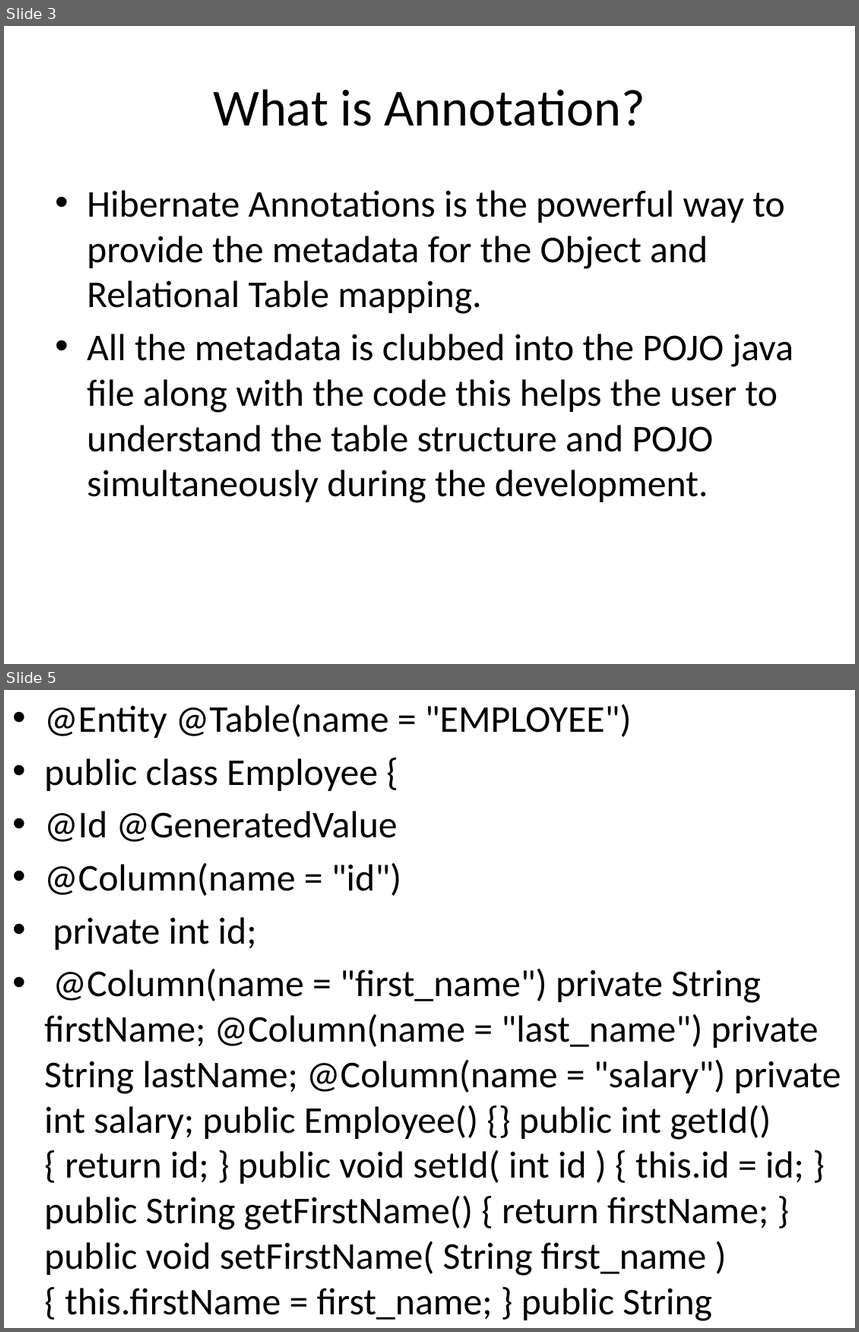
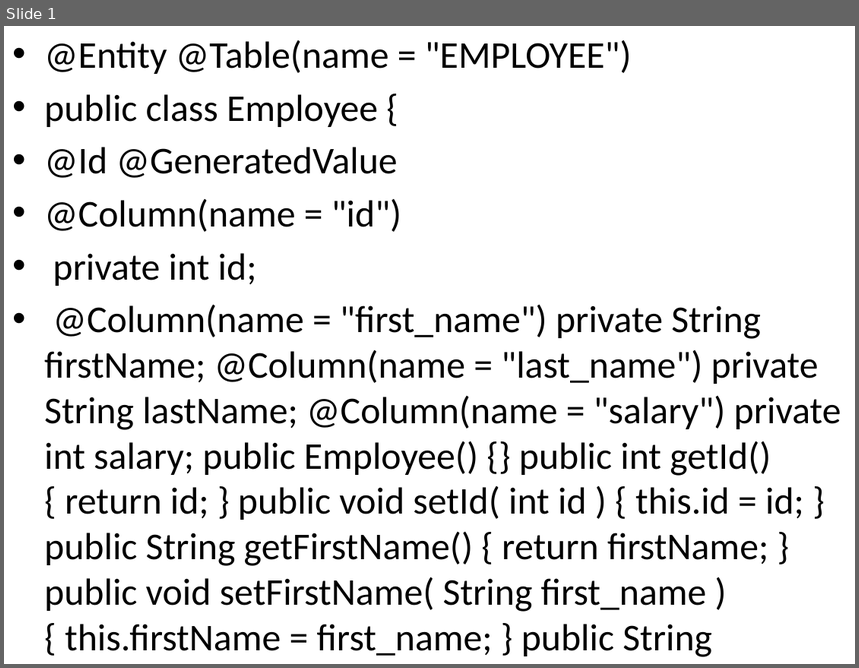
Before and after one commit to MohitKhevlani278/Java, a slide deck: ExamPaperAnswer/ClgPdf/Hibernate Annotation.pptx. Shown one above the other, each under a label of ours: slides 3 and 5 before the commit, slide 1 after it; the slides between them are not shown. The pictures are 859x1332 and 859x668 pixels, drawn with LibreOffice and Linux fonts; fonts in the diff are those of the drawing. Boxes give left, top, right and bottom in pixels: in the first picture for what was removed or moved away, otherwise in the second. Text is boxed around its words. In the diff, an @@ line names an element or a change of style, - is before the commit and + after.

```diff
--- a/ExamPaperAnswer/ClgPdf/Hibernate Annotation.pptx
+++ b/ExamPaperAnswer/ClgPdf/Hibernate Annotation.pptx
@@ slide 3 removed at [4,26,855,664], background #FFFFFF @@
@@ title removed at [213,89,645,126] @@
-What is Annotation?
@@ text removed at [87,190,794,503] @@
-• Hibernate Annotations is the powerful way to provide the metadata for the Object and Relational Table mapping.
-• All the metadata is clubbed into the POJO java file along with the code this helps the user to understand the table structure and POJO simultaneously during the development.
@@ what was slide 5 is now slide 1 @@
```
Also in this commit, not shown: 7 other slides removed, 5 other files.
